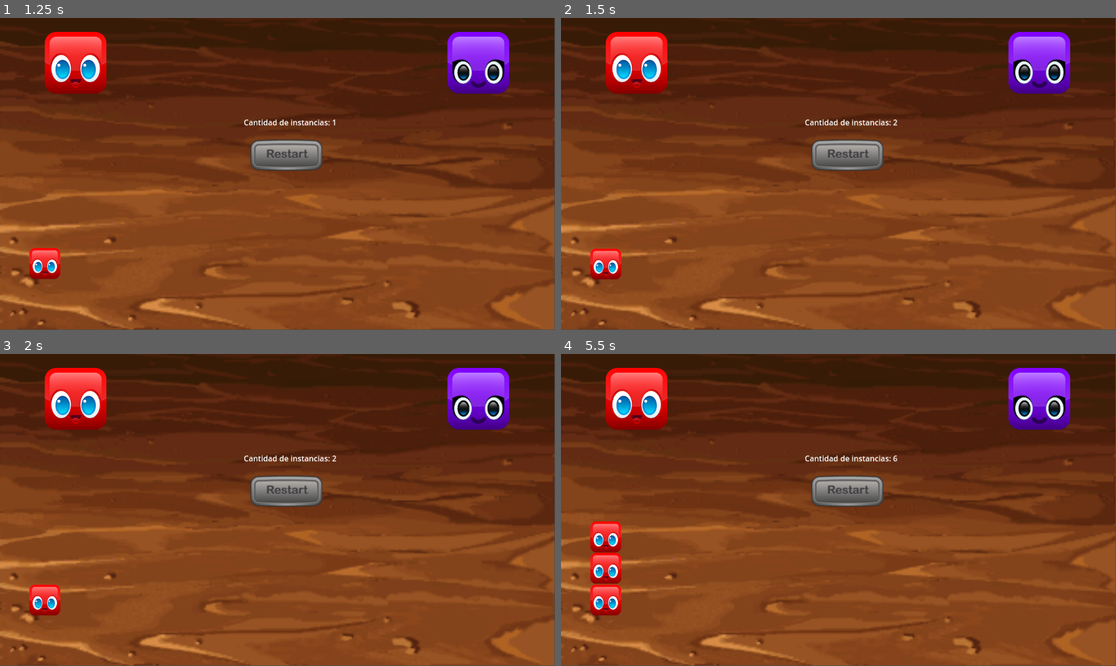
Above: before the commit, frames 1-4 (two rows, left to right).
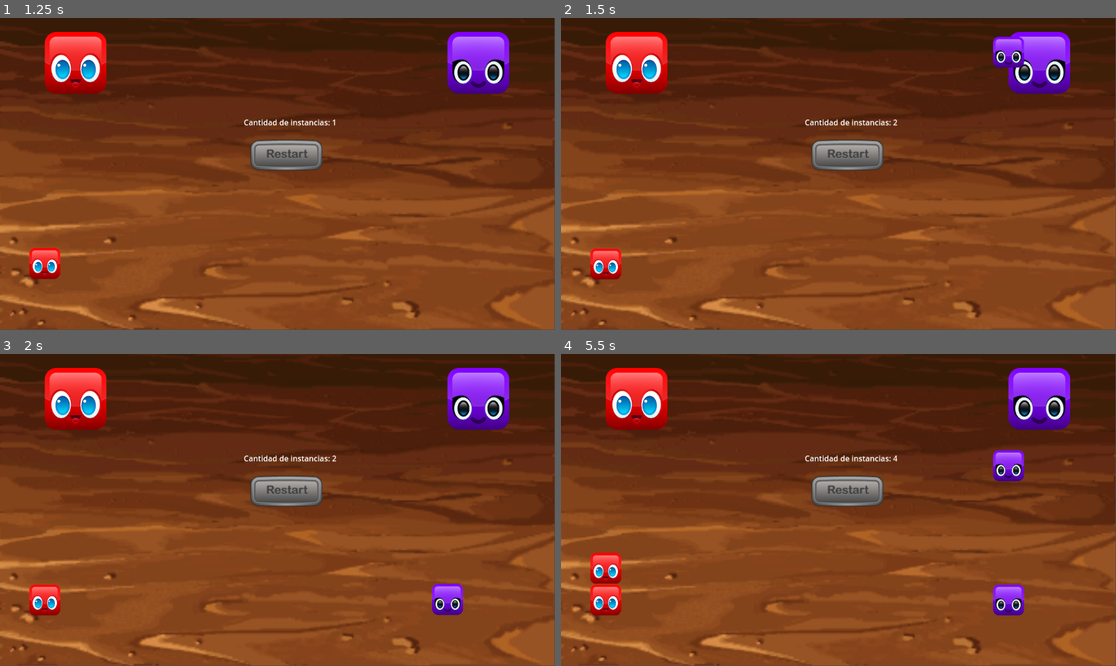
Above: after the commit, the same moments.

Repository: 4drian23/Trabajo-Practico-Senales
Game: Godot game, scene res://scenes/Menu/Menu.tscn
Same seed, same stepped clock (60 frames per second), same inputs: the game is played once before the commit and once after it.
Inputs (mouse positions are in pixels of both pictures, inside the frame that each line leads up to):
- Up to frame 1 (1.25 s): click (77, 61) at 0.5 s
- Up to frame 2 (1.5 s): click (1038, 61) at 1.25 s
- Up to frame 3 (2 s): no input
- Up to frame 4 (5.5 s): click (849, 491) at 2 s; click (638, 397) at 2.75 s; click (1038, 397) at 3.5 s; click (638, 397) at 4.25 s; click (1038, 397) at 5 s

Frame 1 is identical in both runs. In frame 2, 0.5% of the frame differs, in the area x 77-84%, y 6-17%; in frame 3, 0.5%; in frame 4, 1.7%, in the area x 5-84%, y 30-84%.

Commit message:
"Menu" agregado al grupo "blocks"

Diff:
--- a/scenes/Blocks/Red/BlockRed.tscn
+++ b/scenes/Blocks/Red/BlockRed.tscn
@@ -1,12 +1,14 @@
-[gd_scene load_steps=3 format=3 uid="uid://cq5nr3w6vt3my"]
+[gd_scene load_steps=4 format=3 uid="uid://cq5nr3w6vt3my"]
 
 [ext_resource type="Texture2D" uid="uid://7icqglxkk1u1" path="res://assets/block_red.png" id="1"]
+[ext_resource type="Script" path="res://scenes/Blocks/Red/BlockRed.gd" id="1_11mk4"]
 
 [sub_resource type="CircleShape2D" id="1"]
 radius = 32.903
 
 [node name="BlockRed" type="RigidBody2D" groups=["blocks"]]
 gravity_scale = 2.0
+script = ExtResource("1_11mk4")
 
 [node name="Sprite" type="Sprite2D" parent="."]
 scale = Vector2(0.5, 0.5)
--- a/scenes/Buttons/RedGenerator/RedGenerator.tscn
+++ b/scenes/Buttons/RedGenerator/RedGenerator.tscn
@@ -1,6 +1,8 @@
-[gd_scene load_steps=2 format=3 uid="uid://nwbl03ueqyor"]
+[gd_scene load_steps=3 format=3 uid="uid://nwbl03ueqyor"]
 
 [ext_resource type="Texture2D" uid="uid://7icqglxkk1u1" path="res://assets/block_red.png" id="1"]
+[ext_resource type="Script" path="res://scenes/Buttons/RedGenerator/RedGenerator.gd" id="2_i0nvy"]
 
 [node name="RedGenerator" type="TextureButton"]
 texture_normal = ExtResource("1")
+script = ExtResource("2_i0nvy")
--- a/scenes/Buttons/Reset/Reset.tscn
+++ b/scenes/Buttons/Reset/Reset.tscn
@@ -1,11 +1,8 @@
-[gd_scene load_steps=2 format=2]
+[gd_scene load_steps=3 format=3 uid="uid://c3k2rrc7uvthp"]
 
-[ext_resource path="res://assets/restart.png" type="Texture" id=1]
+[ext_resource type="Texture2D" uid="uid://dlrbytvyhp1kb" path="res://assets/restart.png" id="1"]
+[ext_resource type="Script" path="res://scenes/Buttons/Reset/Reset.gd" id="2_u80cj"]
 
 [node name="Reset" type="TextureButton"]
-margin_right = 40.0
-margin_bottom = 40.0
-texture_normal = ExtResource( 1 )
-__meta__ = {
-"_edit_use_anchors_": false
-}
+texture_normal = ExtResource("1")
+script = ExtResource("2_u80cj")
--- a/scenes/Buttons/VioletGenerator/VioletGenerator.gd
+++ b/scenes/Buttons/VioletGenerator/VioletGenerator.gd
@@ -13,7 +13,7 @@
 
 
 func _on_button_down():
-	pass # Replace with function body.
+	generate_block();
 
 func generate_block():
 	var new_block_violet = block_violet.instantiate();
--- a/scenes/Buttons/VioletGenerator/VioletGenerator.tscn
+++ b/scenes/Buttons/VioletGenerator/VioletGenerator.tscn
@@ -1,14 +1,8 @@
-[gd_scene load_steps=2 format=2]
+[gd_scene load_steps=3 format=3 uid="uid://4mr77lbai2dv"]
 
-[ext_resource path="res://assets/block_violet.png" type="Texture" id=1]
+[ext_resource type="Texture2D" uid="uid://c0f3vvctal5va" path="res://assets/block_violet.png" id="1"]
+[ext_resource type="Script" path="res://scenes/Buttons/VioletGenerator/VioletGenerator.gd" id="2_gvrb6"]
 
 [node name="VioletGenerator" type="TextureButton"]
-margin_left = -64.0
-margin_top = -64.0
-margin_right = 64.0
-margin_bottom = 64.0
-rect_pivot_offset = Vector2( 64, 64 )
-texture_normal = ExtResource( 1 )
-__meta__ = {
-"_edit_use_anchors_": false
-}
+texture_normal = ExtResource("1")
+script = ExtResource("2_gvrb6")
--- a/scenes/Menu/Menu.tscn
+++ b/scenes/Menu/Menu.tscn
@@ -12,7 +12,7 @@
 [sub_resource type="RectangleShape2D" id="1"]
 size = Vector2(1519.98, 67.3924)
 
-[node name="Menu" type="Node2D"]
+[node name="Menu" type="Node2D" groups=["blocks"]]
 script = ExtResource("5")
 
 [node name="Background" type="Sprite2D" parent="."]
Not shown: 1 places in scenes/Menu/Menu.tscn that only renumber resources
